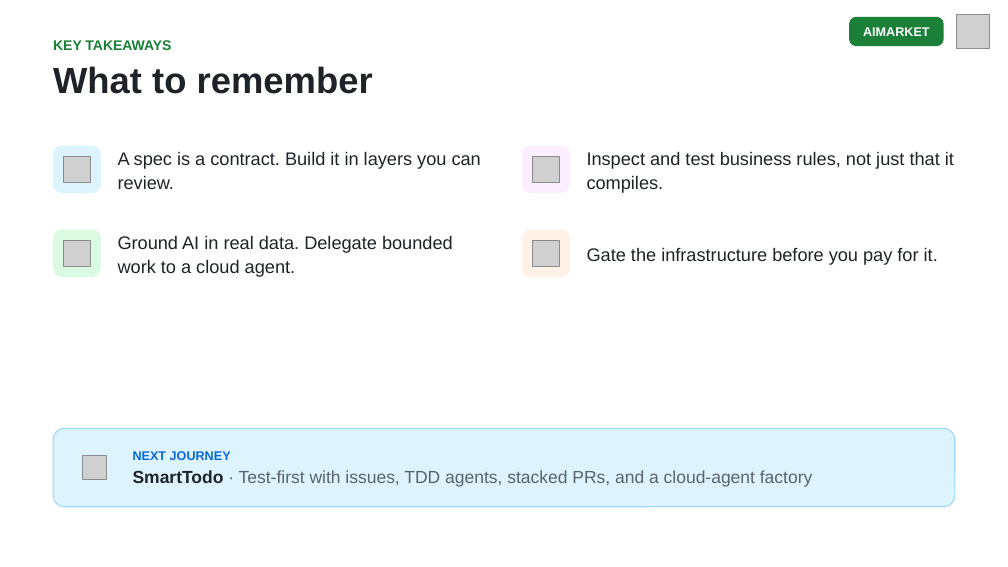
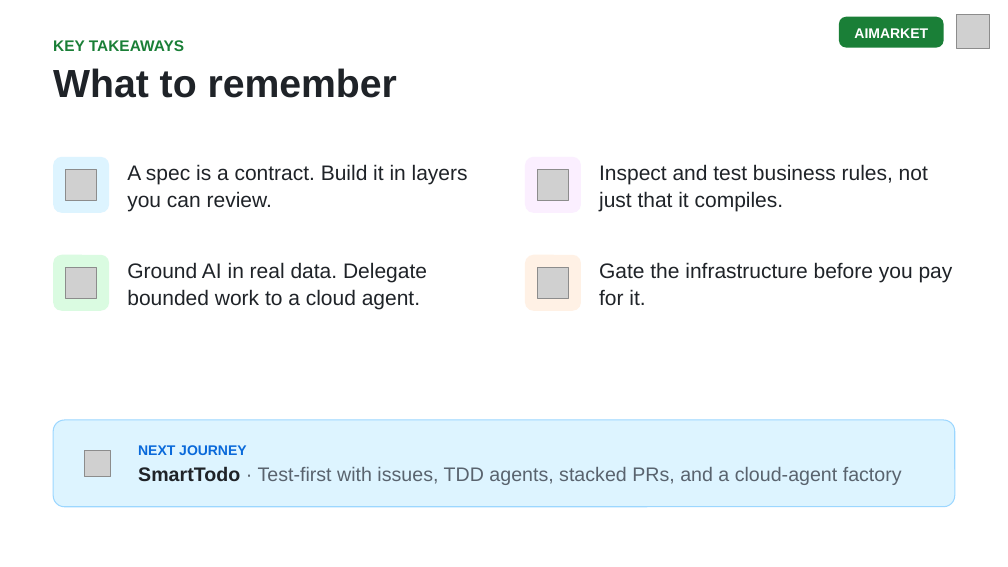
Before and after one commit to DanWahlin/agentic-journeys, a slide deck: slide 25 of slides/02-aimarket.pptx. Drawn at 1008x567 pixels with LibreOffice and Linux fonts; fonts in the diff are those of the drawing; grey boxes stand for pictures. Boxes give left, top, right and bottom in pixels: in the first picture for what was removed or moved away, otherwise in the second. Text is boxed around its words. In the diff, an @@ line names an element or a change of style, - is before the commit and + after.

```diff
--- a/slides/02-aimarket.pptx
+++ b/slides/02-aimarket.pptx
@@ rounded rectangle: place and size @@
-rounded rectangle at (849,17,943,46)
+rounded rectangle at (839,17,943,48)
@@ text "AIMARKET": place and size @@
-text "AIMARKET" at (863,27,930,36)
+text "AIMARKET" at (854,28,928,38)
@@ text "AIMARKET" at (854,28,928,38): size 9 to 10 pt @@
@@ text "KEY TAKEAWAYS" at (53,40,184,51): size 10 to 11 pt @@
@@ text "What to remember" at (53,68,397,98): size 26 to 28 pt; line spacing 31pt to 33pt @@
@@ rounded rectangle: place and size @@
-rounded rectangle at (53,145,101,193)
+rounded rectangle at (53,157,110,214)
@@ picture: place and size @@
-picture at (64,156,90,182)
+picture at (66,169,97,201)
@@ text "A spec is a contract. ...": place and size @@
-text "A spec is a contract. ..." at (118,151,481,189)
+text "A spec is a contract. ..." at (127,164,468,211)
@@ rounded rectangle: place and size @@
-rounded rectangle at (522,145,570,193)
+rounded rectangle at (525,157,582,214)
@@ picture: place and size @@
-picture at (532,156,558,182)
+picture at (537,169,569,201)
@@ text "Inspect and test business rules, ...": place and size @@
-text "Inspect and test business rules, ..." at (587,151,954,193)
+text "Inspect and test business rules, ..." at (599,164,928,211)
@@ rounded rectangle: place and size @@
-rounded rectangle at (53,230,101,277)
+rounded rectangle at (53,255,110,311)
@@ picture: place and size @@
-picture at (64,240,90,266)
+picture at (66,267,97,298)
@@ text "Ground AI in real data. ...": place and size @@
-text "Ground AI in real data. ..." at (118,235,453,277)
+text "Ground AI in real data. ..." at (127,262,427,309)
@@ proportions changed in 7 elements at (53,420,955,507), (839,17,943,48), (74,439,121,487), (53,157,110,214), (525,157,582,214), (53,255,110,311), (525,255,582,311) @@
@@ rounded rectangle: place and size @@
-rounded rectangle at (522,230,570,277)
+rounded rectangle at (525,255,582,311)
@@ picture: place and size @@
-picture at (532,240,558,266)
+picture at (537,267,569,298)
@@ size 13 to 15 pt; line spacing 17pt to 19pt in 4 elements at (127,164,468,211), (599,164,928,211), (127,262,427,309), (599,262,953,306) @@
@@ text "Gate the infrastructure before you ...": place and size @@
-text "Gate the infrastructure before you ..." at (587,247,938,265)
+text "Gate the infrastructure before you ..." at (599,262,953,306)
@@ rounded rectangle: place and size @@
-rounded rectangle at (53,428,955,507)
+rounded rectangle at (53,420,955,507)
@@ rounded rectangle: place and size @@
-rounded rectangle at (74,447,116,489)
+rounded rectangle at (74,439,121,487)
@@ text "NEXT JOURNEY" at (138,445,247,455): size 9 to 10 pt @@
@@ picture: place and size @@
-picture at (83,456,107,480)
+picture at (85,451,111,477)
@@ text "SmartTodo · Test-first with issues, ..." at (138,466,902,485): size 12.5 to 14 pt @@
```
Also in this commit, not shown: 24 other slides changed, 7 other files.
